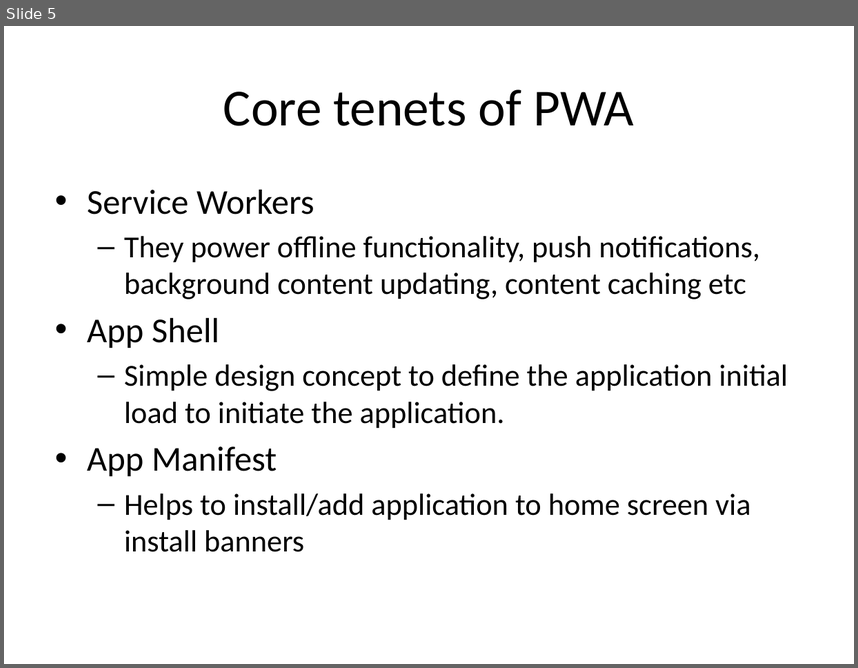
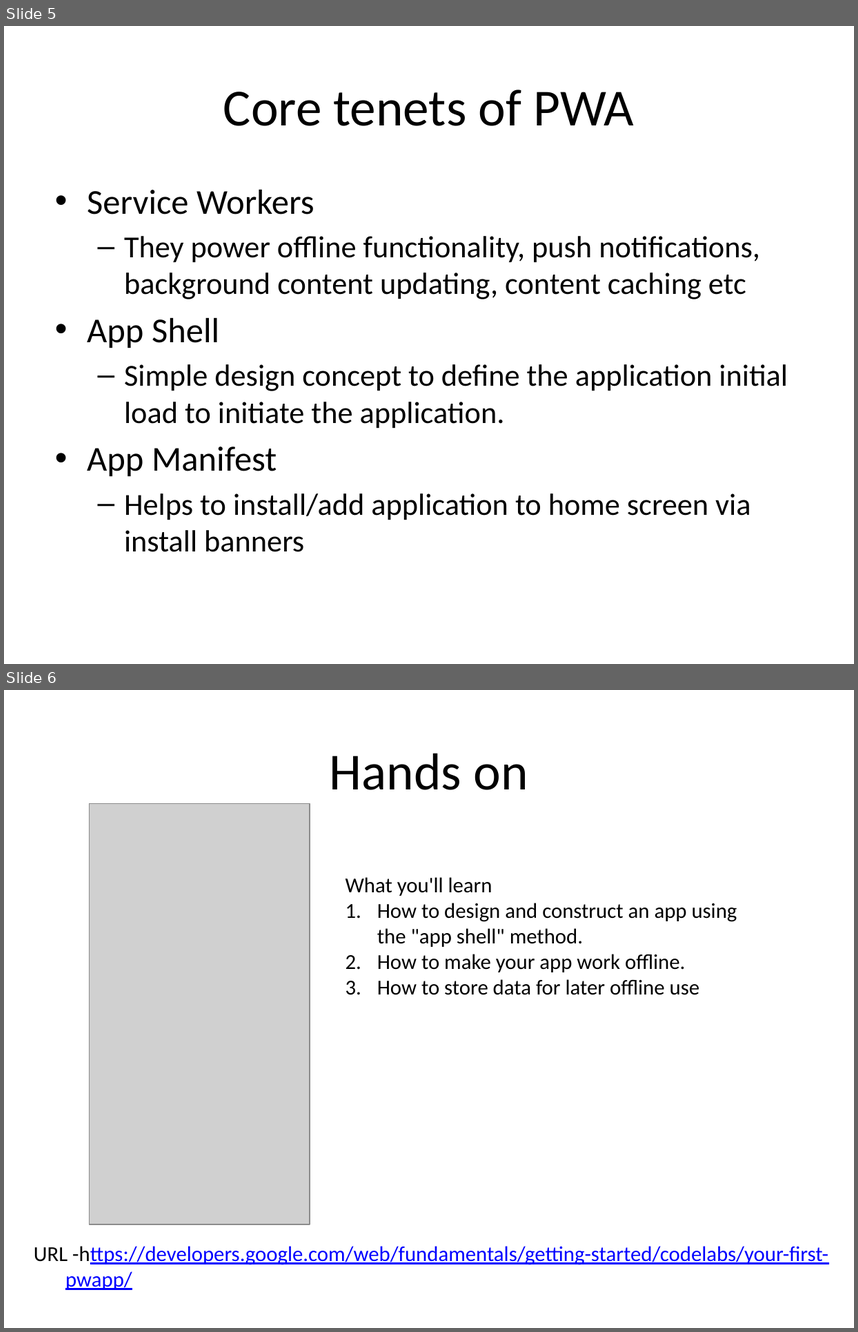
Before and after one commit to cstur/pwa-tutorial, a slide deck: Progressive Web Apps.pptx. Shown one above the other, each under a label of ours: slide 5 before the commit, slides 5 and 6 after it. The pictures are 858x668 and 858x1332 pixels, drawn with LibreOffice and Linux fonts; fonts in the diff are those of the drawing; grey boxes stand for pictures. Boxes give left, top, right and bottom in pixels: in the first picture for what was removed or moved away, otherwise in the second. Text is boxed around its words. In the diff, an @@ line names an element or a change of style, - is before the commit and + after.

Commit message:
ppt update

```diff
--- a/Progressive Web Apps.pptx
+++ b/Progressive Web Apps.pptx
@@ slide 6 added at [4, 690, 854, 1328], background #FFFFFF @@
@@ title added at [330, 753, 528, 790], 44 pt, text #000000 @@
+Hands on
@@ picture added at [89, 803, 310, 1224] @@
@@ text added at [346, 877, 737, 995], 18 pt, text #000000 @@
+What you'll learn
+1. How to design and construct an app using the "app shell" method.
+2. How to make your app work offline.
+3. How to store data for later offline use
@@ text added at [34, 1245, 829, 1290], 18 pt, text #0000FF, underline @@
+URL -https://developers.google.com/web/fundamentals/getting-started/codelabs/your-first-pwapp/
```
Also in this commit, not shown: 1 other file.
